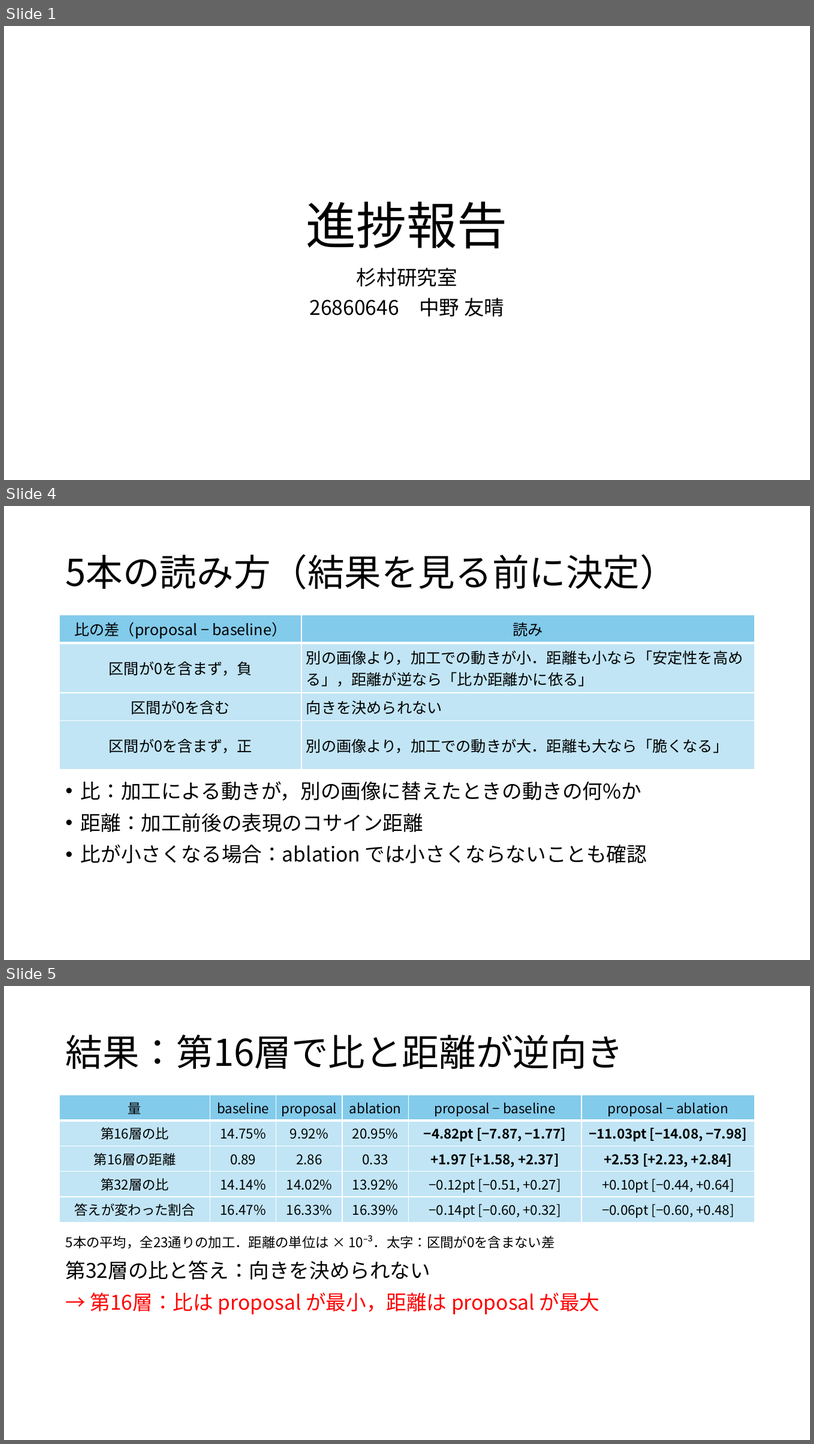
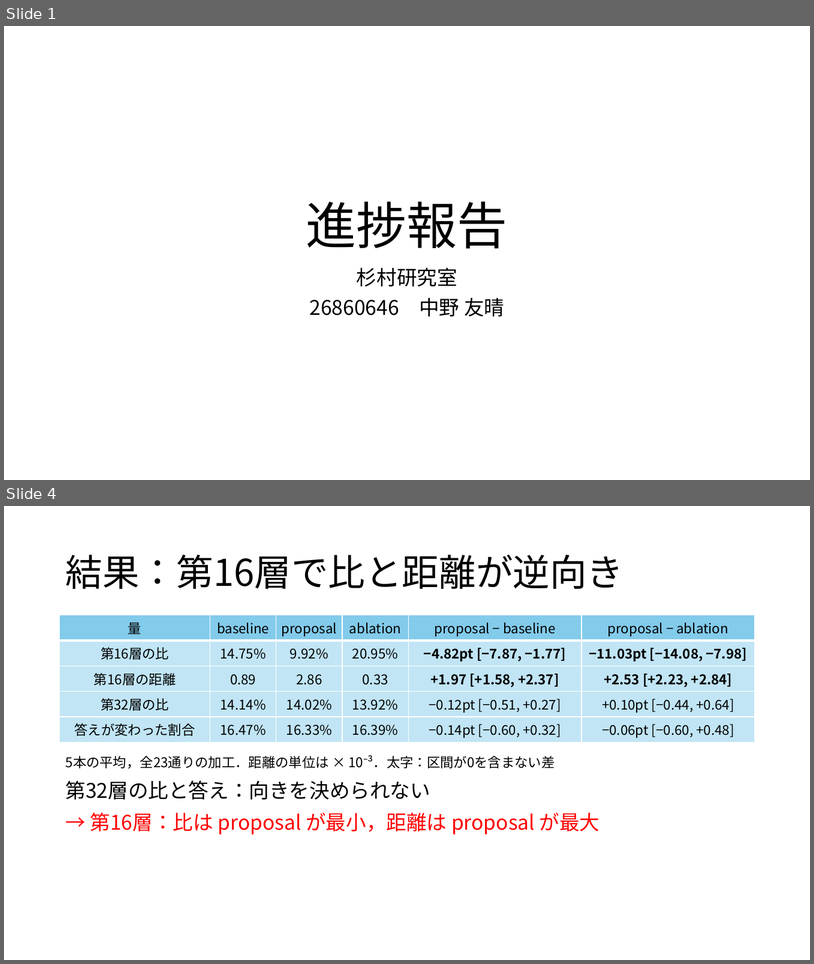
Before and after one commit to tomoking2004/cotar, a slide deck: presentations/20261106_進捗報告.pptx. Shown one above the other, each under a label of ours: slides 1, 4 and 5 before the commit, slides 1 and 4 after it; the slides between them are not shown. The pictures are 814x1444 and 814x964 pixels, drawn with LibreOffice and Linux fonts; fonts in the diff are those of the drawing. Boxes give left, top, right and bottom in pixels: in the first picture for what was removed or moved away, otherwise in the second. Text is boxed around its words. In the diff, an @@ line names an element or a change of style, - is before the commit and + after.

```diff
--- a/presentations/20261106_進捗報告.pptx
+++ b/presentations/20261106_進捗報告.pptx
@@ slide 4 removed at (4, 506, 810, 960), background #FFFFFF @@
@@ title removed at (65, 554, 677, 589) @@
-5本の読み方（結果を見る前に決定）
@@ table removed at (60, 615, 755, 760), 4 rows, 2 columns @@
-比の差（proposal − baseline） | 読み
-区間が0を含まず，負 | 別の画像より，加工での動きが小．距離も小なら「安定性を高める」，距離が逆なら「比か距離かに依る」
-区間が0を含む | 向きを決められない
-区間が0を含まず，正 | 別の画像より，加工での動きが大．距離も大なら「脆くなる」
@@ text removed at (81, 781, 647, 863) @@
-• 比：加工による動きが，別の画像に替えたときの動きの何%か
-• 距離：加工前後の表現のコサイン距離
-• 比が小さくなる場合：ablation では小さくならないことも確認
@@ what was slide 5 is now slide 4 @@
```
Also in this commit, not shown: 3 slides changed, 1 other file.
